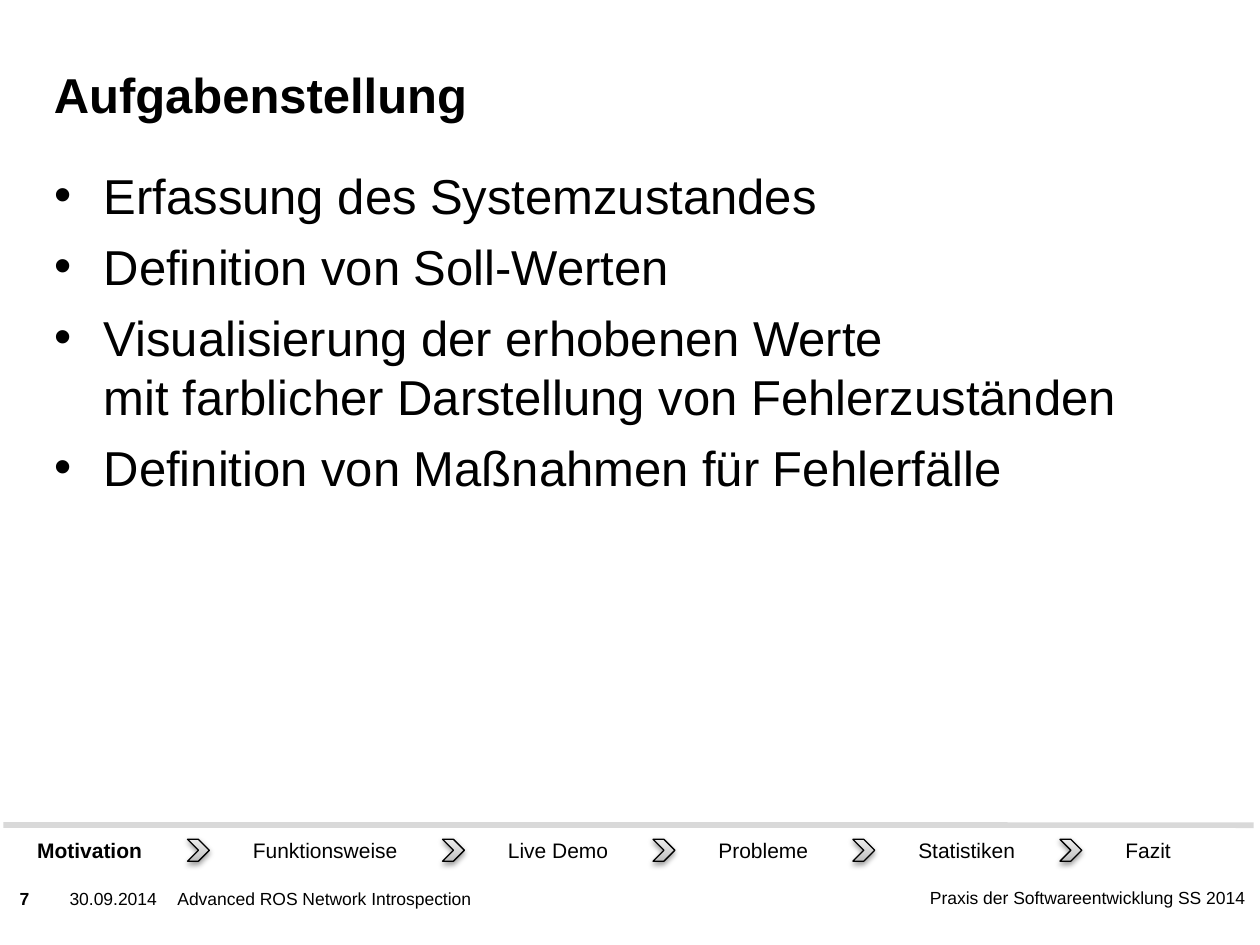
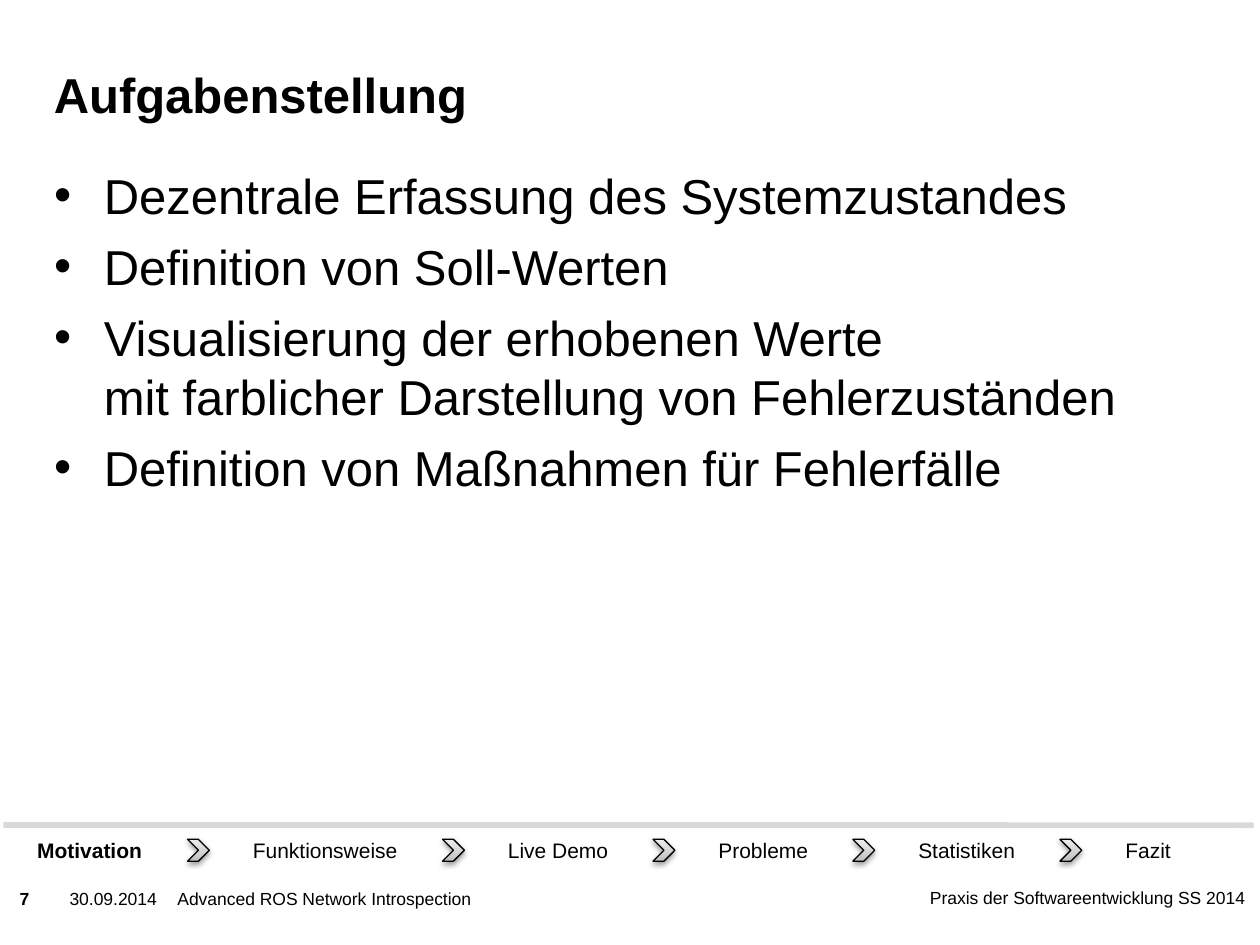
Before and after one commit to ROS-PSE/Documents, a slide deck: slide 7 of Präsentation/Präsentation.pptx. Drawn at 1260x945 pixels with LibreOffice and Linux fonts; fonts in the diff are those of the drawing; background and template pictures are left out. Boxes give left, top, right and bottom in pixels: in the first picture for what was removed or moved away, otherwise in the second. Text is boxed around its words. In the diff, an @@ line names an element or a change of style, - is before the commit and + after.

```diff
--- a/Präsentation/Präsentation.pptx
+++ b/Präsentation/Präsentation.pptx
@@ text at box(104, 178, 1067, 224): text changed @@
-• Erfassung des Systemzustandes
+• Dezentrale Erfassung des Systemzustandes
```
Also in this commit, not shown: 1 other slide changed, 1 other file.
